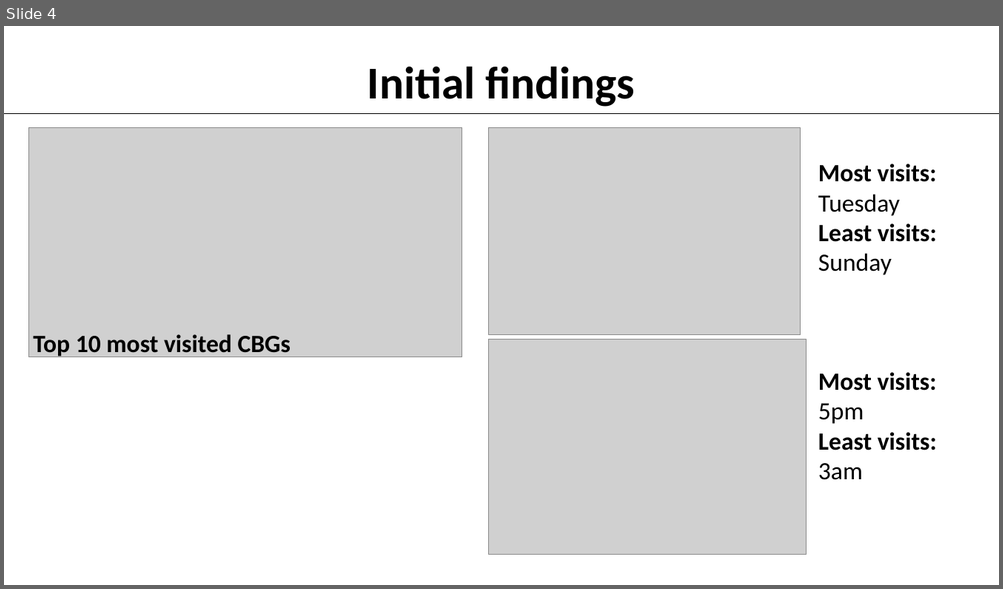
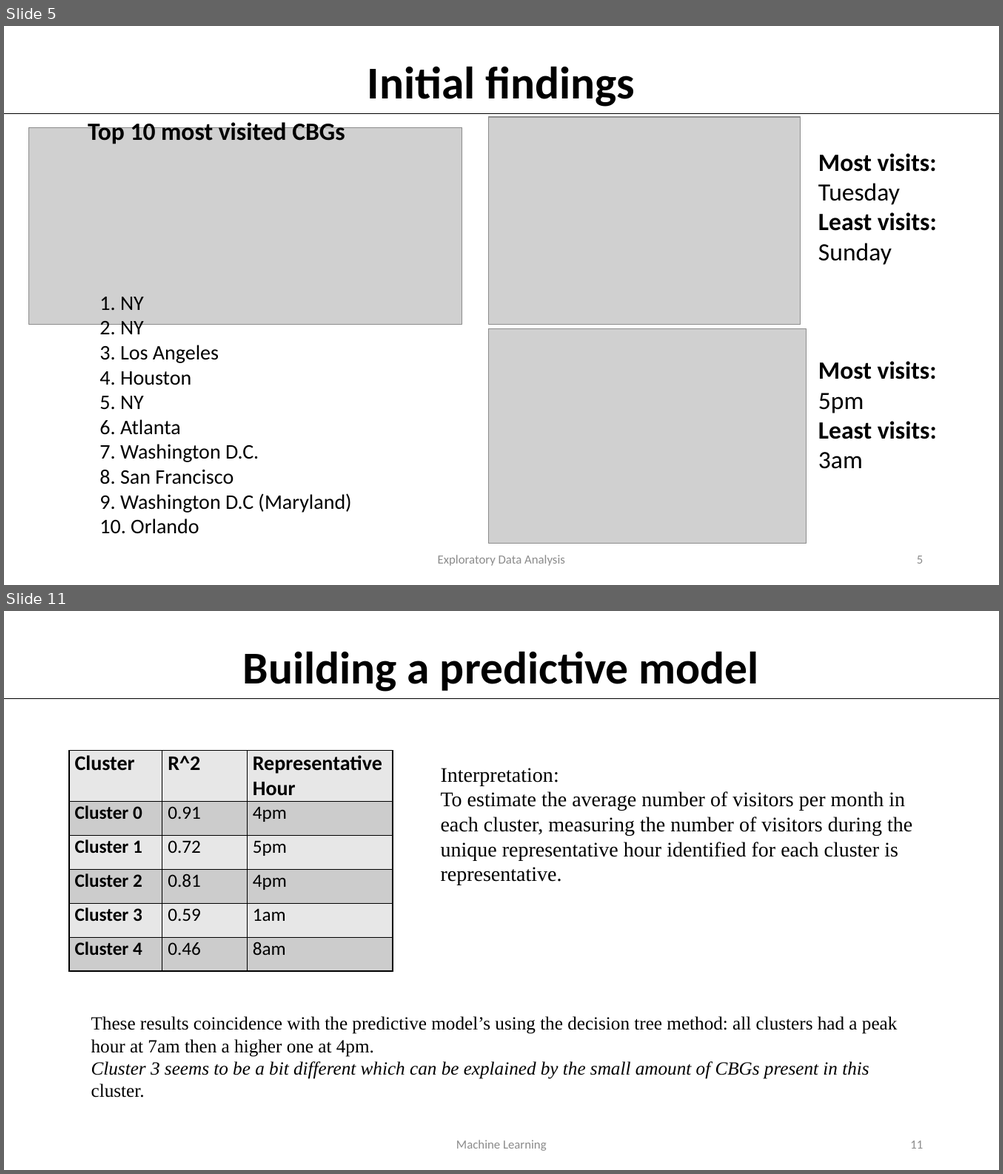
Before and after one commit to Crosita/Capstone-Project-1, a slide deck: Capstone Project 1- presentation.pptx. Shown one above the other, each under a label of ours: slide 4 before the commit, slides 5 and 11 after it; the slides between them are not shown. The pictures are 1003x589 and 1003x1174 pixels, drawn with LibreOffice and Linux fonts; fonts in the diff are those of the drawing; grey boxes stand for pictures; background and template pictures are left out. Boxes give left, top, right and bottom in pixels: in the first picture for what was removed or moved away, otherwise in the second. Text is boxed around its words. In the diff, an @@ line names an element or a change of style, - is before the commit and + after.

```diff
--- a/Capstone Project 1- presentation.pptx
+++ b/Capstone Project 1- presentation.pptx
@@ slide 11 added at bbox=[4, 611, 999, 1170], background picture (left out) @@
@@ text added at bbox=[243, 651, 759, 692], 44 pt, text #000000, bold @@
+Building a predictive model
@@ line added from (4, 699) to (999, 699), #000000 0.5 pt @@
@@ table added at bbox=[69, 751, 392, 971], 6 rows, 3 columns @@
+Cluster | R^2 | Representative Hour
+Cluster 0 | 0.91 | 4pm
+Cluster 1 | 0.72 | 5pm
+Cluster 2 | 0.81 | 4pm
+Cluster 3 | 0.59 | 1am
+Cluster 4 | 0.46 | 8am
@@ text added at bbox=[441, 768, 912, 886], 20 pt, text #000000 @@
+Interpretation:
+To estimate the average number of visitors per month in each cluster, measuring the number of visitors during the unique representative hour identified for each cluster is representative.
@@ text added at bbox=[91, 1017, 897, 1098], 18 pt, text #000000 @@
+These results coincidence with the predictive model’s using the decision tree method: all clusters had a peak hour at 7am then a higher one at 4pm.
+Cluster 3 seems to be a bit different which can be explained by the small amount of CBGs present in this cluster.
@@ text added at bbox=[456, 1140, 546, 1151], 12 pt, text #8C8C8C @@
+Machine Learning
@@ page number added at bbox=[910, 1141, 922, 1149], 12 pt, text #8C8C8C @@
+11
@@ what was slide 4 is now slide 5 @@
@@ slide 5 changed as well @@
@@ text "Top 10 most visited CBGs": place and size @@
-text "Top 10 most visited CBGs" at bbox=[33, 335, 290, 358]
+text "Top 10 most visited CBGs" at bbox=[88, 120, 344, 144]
@@ picture: place and size @@
-picture at bbox=[29, 128, 462, 358]
+picture at bbox=[29, 128, 462, 324]
@@ 2 pictures, 2 texts: place and size @@
-2 pictures, 2 texts at bbox=[489, 128, 936, 554]
+2 pictures, 2 texts at bbox=[489, 117, 936, 544]
@@ text added at bbox=[99, 297, 351, 534], 20 pt, text #000000 @@
+1. NY
+2. NY
+3. Los Angeles
+4. Houston
+5. NY
+6. Atlanta
+7. Washington D.C.
+8. San Francisco
+9. Washington D.C (Maryland)
+10. Orlando
@@ text added at bbox=[438, 555, 565, 566], 12 pt, text #8C8C8C @@
+Exploratory Data Analysis
@@ page number added at bbox=[916, 556, 922, 564], 12 pt, text #8C8C8C @@
+5
```
Also in this commit, not shown: 5 other slides changed, 5 other slides added.
